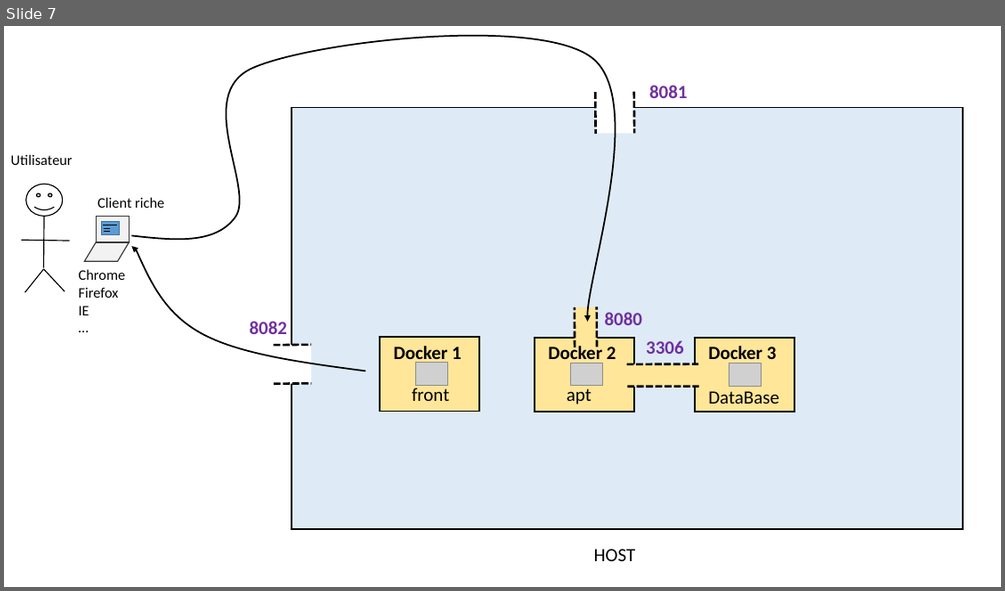
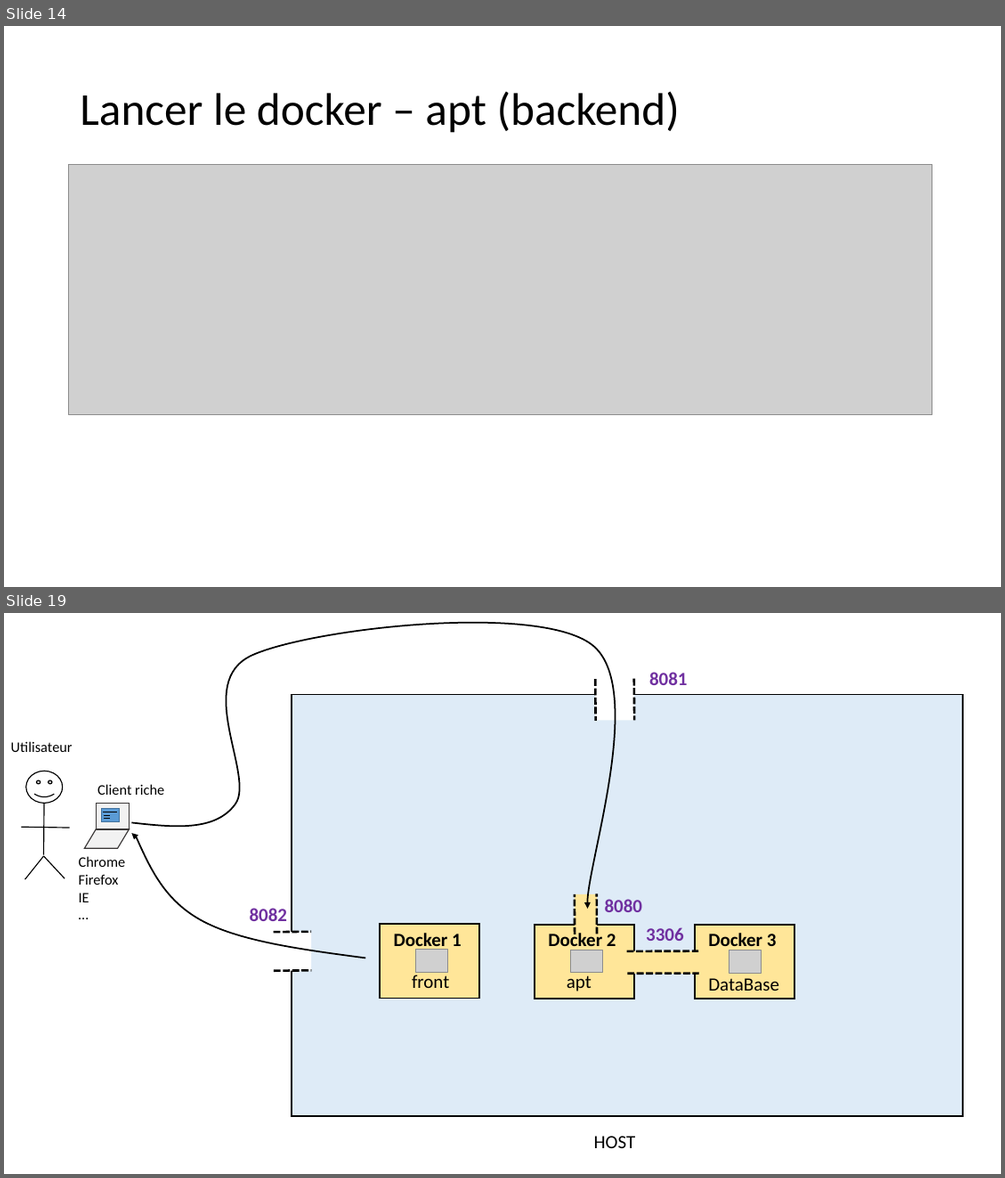
Before and after one commit to AlexaBou/project-history, a slide deck: Projet final.pptx. Shown one above the other, each under a label of ours: slide 7 before the commit, slides 14 and 19 after it; the slides between them are not shown. The pictures are 1005x591 and 1005x1178 pixels, drawn with LibreOffice and Linux fonts; fonts in the diff are those of the drawing; grey boxes stand for pictures. Boxes give left, top, right and bottom in pixels: in the first picture for what was removed or moved away, otherwise in the second. Text is boxed around its words. In the diff, an @@ line names an element or a change of style, - is before the commit and + after.

```diff
--- a/Projet final.pptx
+++ b/Projet final.pptx
@@ slide 14 added at (4, 26, 1001, 587), background #FFFFFF @@
@@ title added at (80, 91, 680, 133), 44 pt, text #000000 @@
+Lancer le docker – apt (backend)
@@ picture added at (69, 164, 933, 415) @@
@@ what was slide 7 is now slide 19 @@
```
Also in this commit, not shown: 1 slide changed, 10 other slides added, 2 slides removed.
